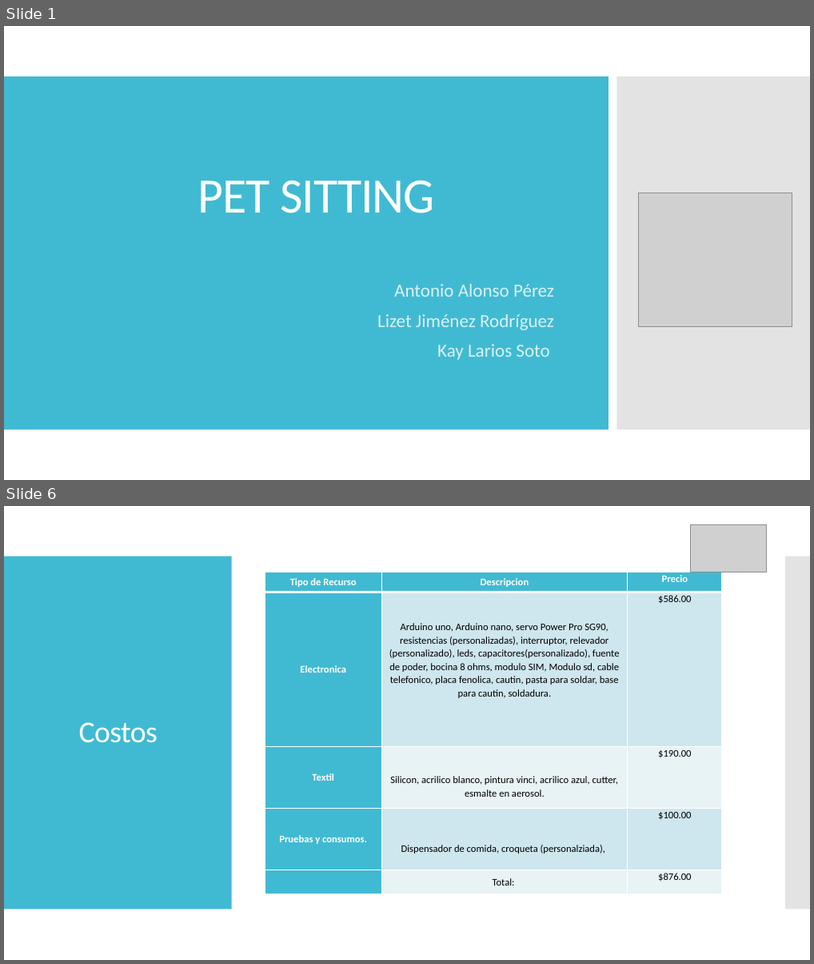
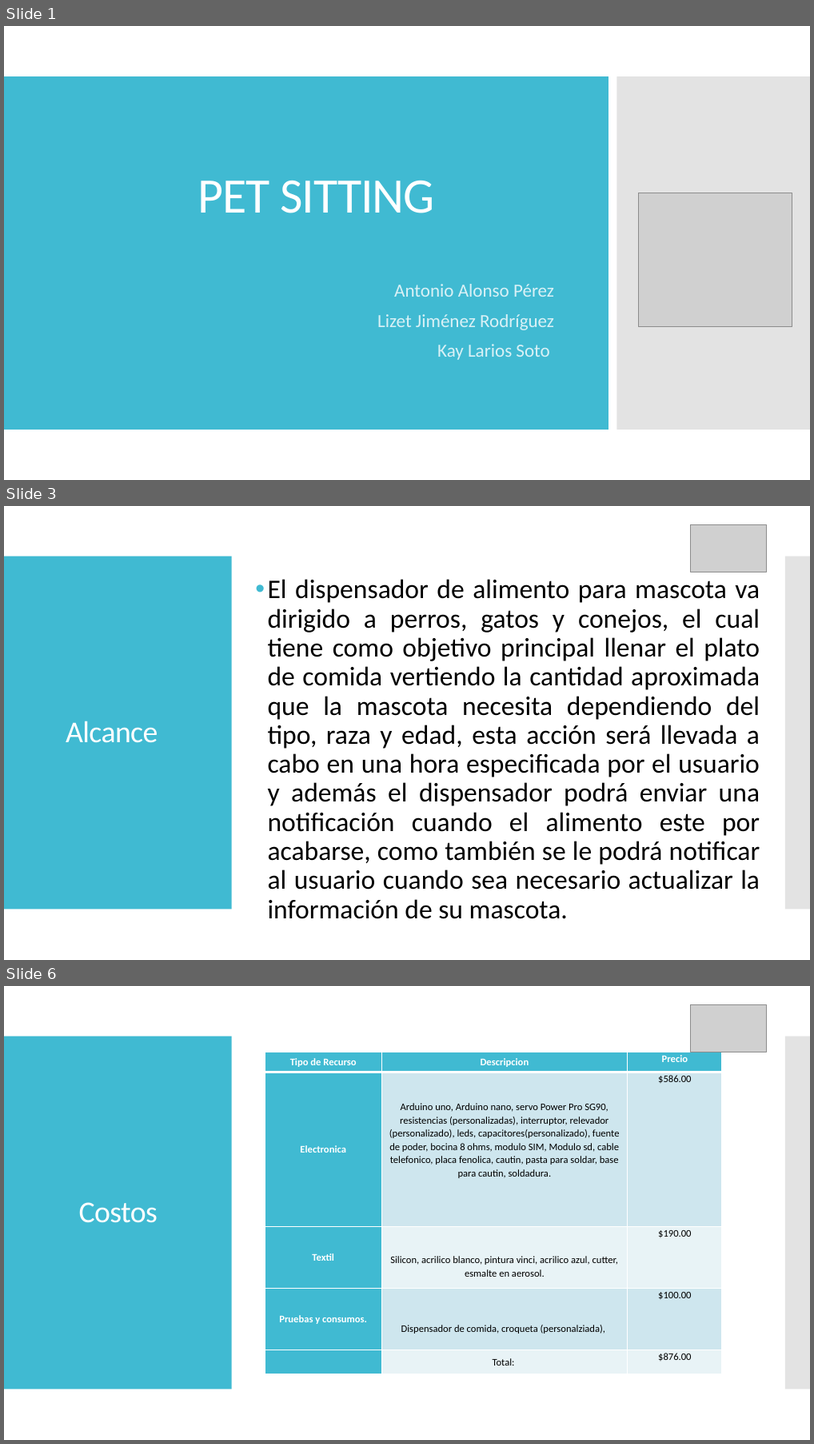
Before and after one commit to AIMtonio/PetSitting, a slide deck: Documents/Documentacion/PET SITTING_MariaLuisa.pptx. Shown one above the other, each under a label of ours: slides 1 and 6 before the commit, slides 1, 3 and 6 after it; the slides between them are not shown. The pictures are 814x964 and 814x1444 pixels, drawn with LibreOffice and Linux fonts; fonts in the diff are those of the drawing; grey boxes stand for pictures. Boxes give left, top, right and bottom in pixels: in the first picture for what was removed or moved away, otherwise in the second. Text is boxed around its words. In the diff, an @@ line names an element or a change of style, - is before the commit and + after.

```diff
--- a/Documents/Documentacion/PET SITTING_MariaLuisa.pptx
+++ b/Documents/Documentacion/PET SITTING_MariaLuisa.pptx
@@ slide 3 added at <box>4,506,810,960</box>, background #FFFFFF; not listed: 2 template elements that a slide beside it also shows @@
@@ picture added at <box>691,524,767,572</box> @@
@@ text added at <box>268,579,761,919</box>, 32 pt, text #000000 @@
+• El dispensador de alimento para mascota va dirigido a perros, gatos y conejos, el cual tiene como objetivo principal llenar el plato de comida vertiendo la cantidad aproximada que la mascota necesita dependiendo del tipo, raza y edad, esta acción será llevada a cabo en una hora especificada por el usuario y además el dispensador podrá enviar una notificación cuando el alimento este por acabarse, como también se le podrá notificar al usuario cuando sea necesario actualizar la información de su mascota.
@@ title added at <box>66,720,158,743</box>, 36 pt, text #FFFFFF @@
+Alcance
```
Also in this commit, not shown: 1 slide changed, 6 other slides added, 4 slides removed.
